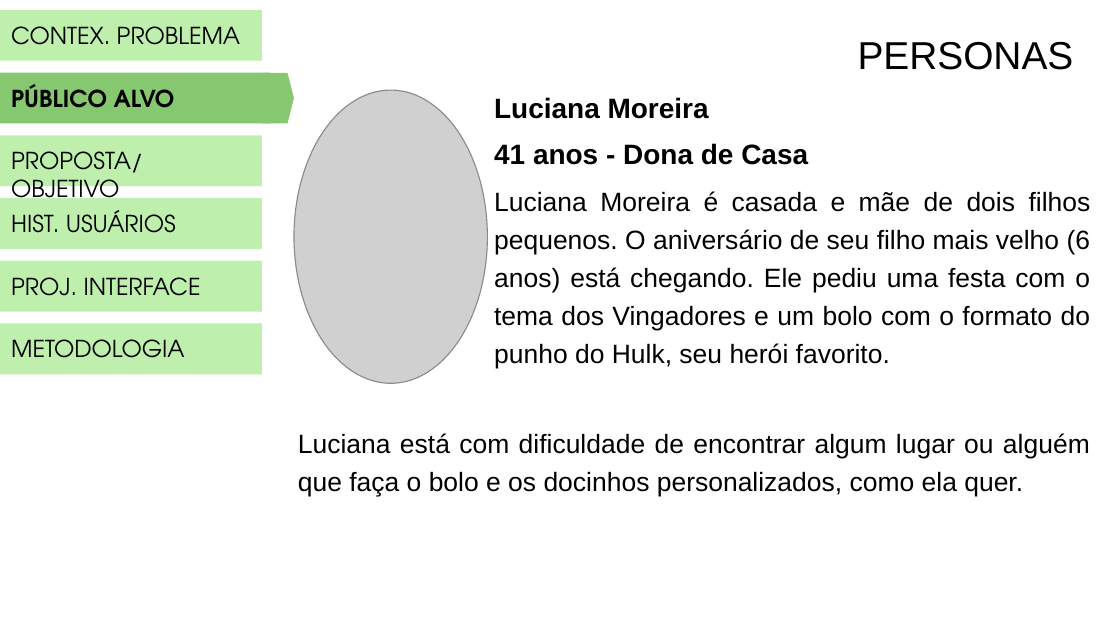
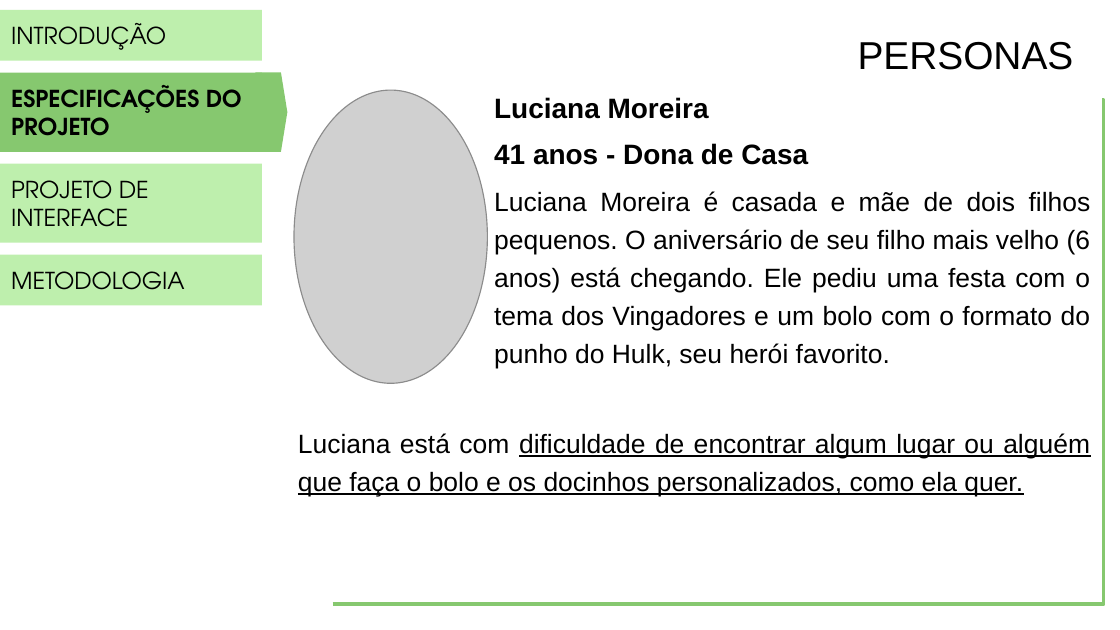
Before and after one commit to PSG-TIAPN-2022-1/psg-tiapn-2023-1-minha-avo-que-fez, a slide deck: slide 10 of docs/apresentacao/LANCHES DA VOVÓ.pptx (slide 9 before the commit). Drawn at 1120x630 pixels with LibreOffice and Linux fonts; fonts in the diff are those of the drawing; grey boxes stand for pictures. Boxes give left, top, right and bottom in pixels: in the first picture for what was removed or moved away, otherwise in the second. Text is boxed around its words. In the diff, an @@ line names an element or a change of style, - is before the commit and + after.

```diff
--- a/docs/apresentacao/LANCHES DA VOVÓ.pptx
+++ b/docs/apresentacao/LANCHES DA VOVÓ.pptx
@@ text in rectangle at [11, 23, 166, 50]: text changed @@
-CONTEX. PROBLEMA
+INTRODUÇÃO
@@ rectangle removed at [0, 73, 270, 123] @@
-PÚBLICO ALVO
@@ rectangle added at [0, 73, 262, 152], fill #86C86F, 15 pt, text #000000, bold @@
+ESPECIFICAÇÕES DO PROJETO
@@ flow chart offpage connector: place and size @@
-flow chart offpage connector at [262, 73, 295, 123]
+flow chart offpage connector at [255, 73, 288, 152]
@@ elbow line added from (333, 604) to (1102, 100), #86C86F 2.25 pt @@
@@ rectangle removed at [0, 136, 262, 186] @@
-PROPOSTA/OBJETIVO
@@ rectangle added at [0, 164, 262, 243], fill #BEEFAD, 15 pt, text #000000 @@
+PROJETO DE INTERFACE
@@ rectangle removed at [0, 198, 262, 249] @@
-HIST. USUÁRIOS
@@ rectangle "METODOLOGIA": place and size @@
-rectangle "METODOLOGIA" at [0, 324, 262, 374]
+rectangle "METODOLOGIA" at [0, 254, 262, 305]
@@ rectangle removed at [0, 261, 262, 311] @@
-PROJ. INTERFACE
@@ text "Luciana está com dificuldade de ..." at [298, 433, 1090, 496]: underline on in "dificuldade de encontrar algum lugar ou alguém ..." @@
```
Also in this commit, not shown: 7 other slides changed, 11 slides added, 8 slides removed.
